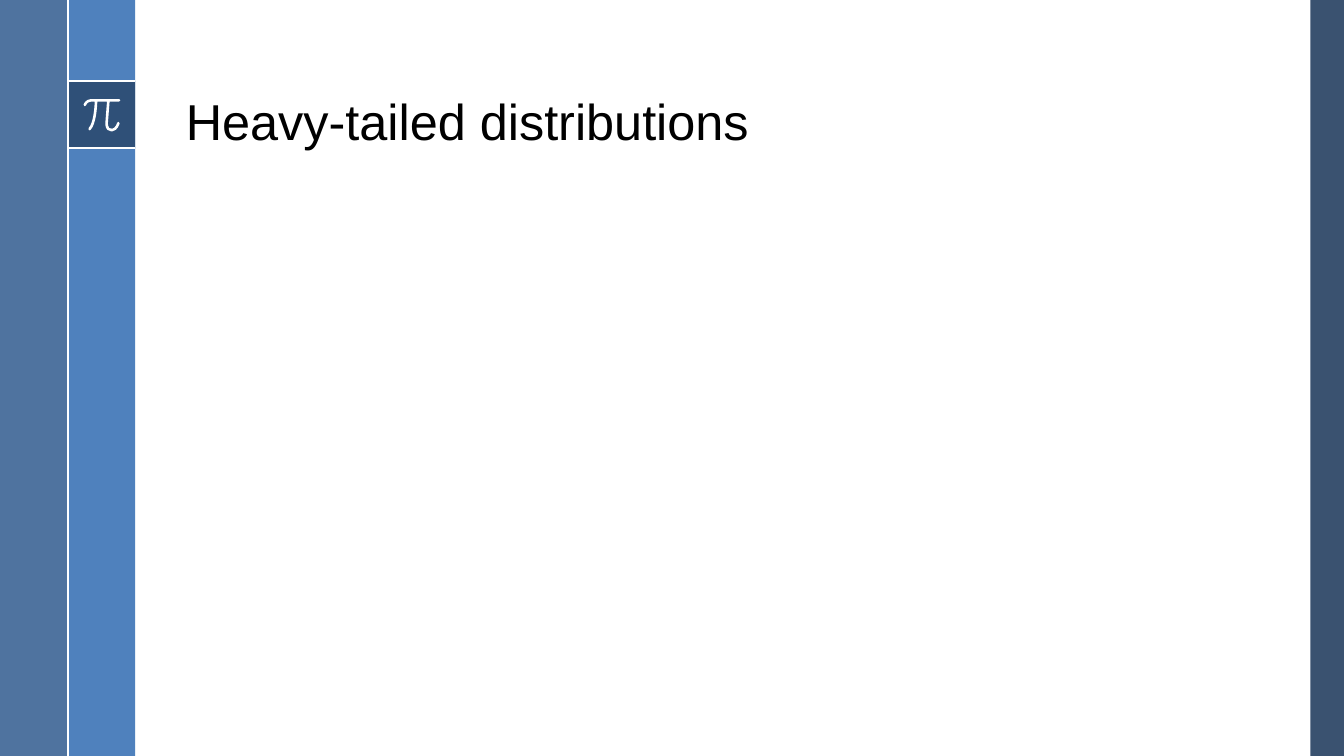
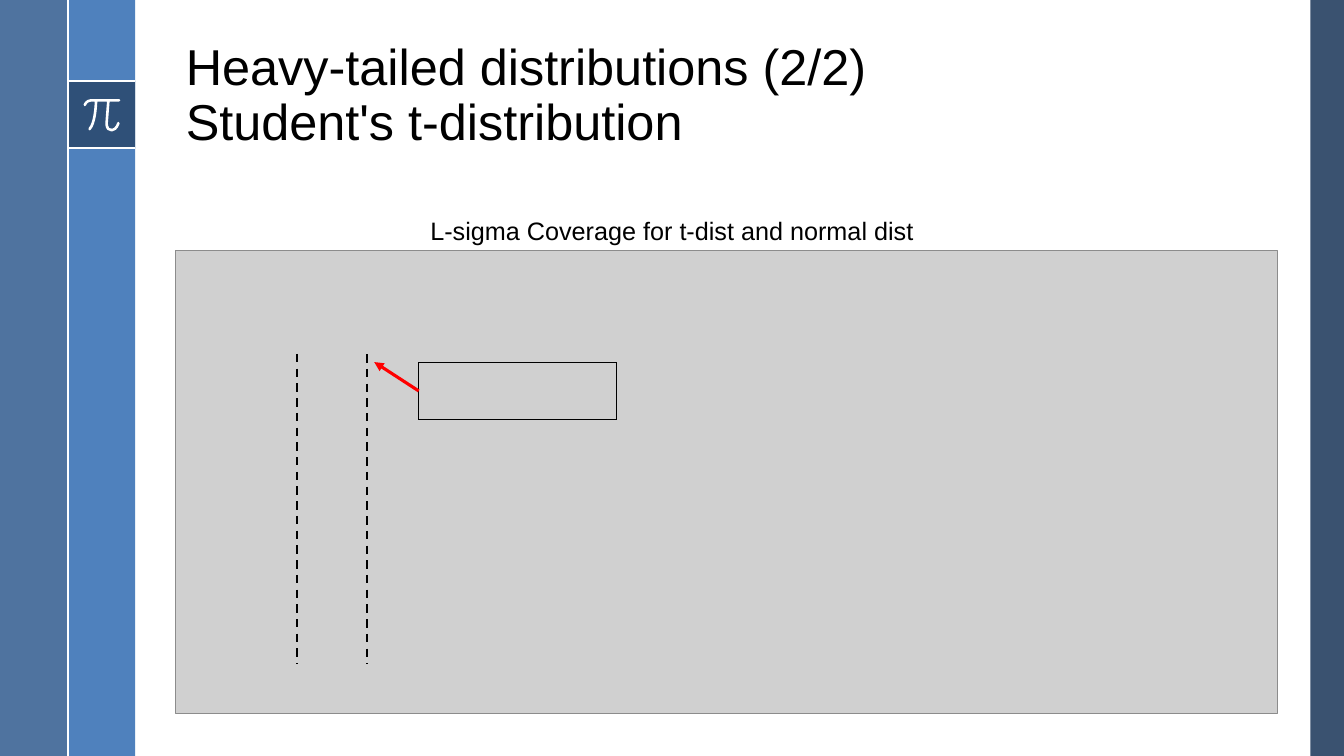
Before and after one commit to howewenann/spc_charts, a slide deck: slide 24 of reports/Statistical Process Control.pptx (slide 22 before the commit). Drawn at 1344x756 pixels with LibreOffice and Linux fonts; fonts in the diff are those of the drawing; grey boxes stand for pictures. Boxes give left, top, right and bottom in pixels: in the first picture for what was removed or moved away, otherwise in the second. Text is boxed around its words. In the diff, an @@ line names an element or a change of style, - is before the commit and + after.

```diff
--- a/reports/Statistical Process Control.pptx
+++ b/reports/Statistical Process Control.pptx
@@ title at <box>186,48,867,141</box>: text changed @@
-Heavy-tailed distributions
+Heavy-tailed distributions (2/2)
+Student's t-distribution
@@ text added at <box>430,221,913,246</box>, 18 pt, text #000000 @@
+L-sigma Coverage for t-dist and normal dist
@@ picture added at <box>175,251,1277,713</box> @@
@@ line added from (297, 354) to (297, 663), #000000 1.5 pt dashed @@
@@ line added from (367, 354) to (367, 663), #000000 1.5 pt dashed @@
@@ arrow added from (418, 391) to (374, 362), #FF0000 2.25 pt @@
@@ picture added at <box>418,362,616,419</box> @@
```
Also in this commit, not shown: 4 other slides changed, 4 slides added, 1 slide removed, 6 other files.
